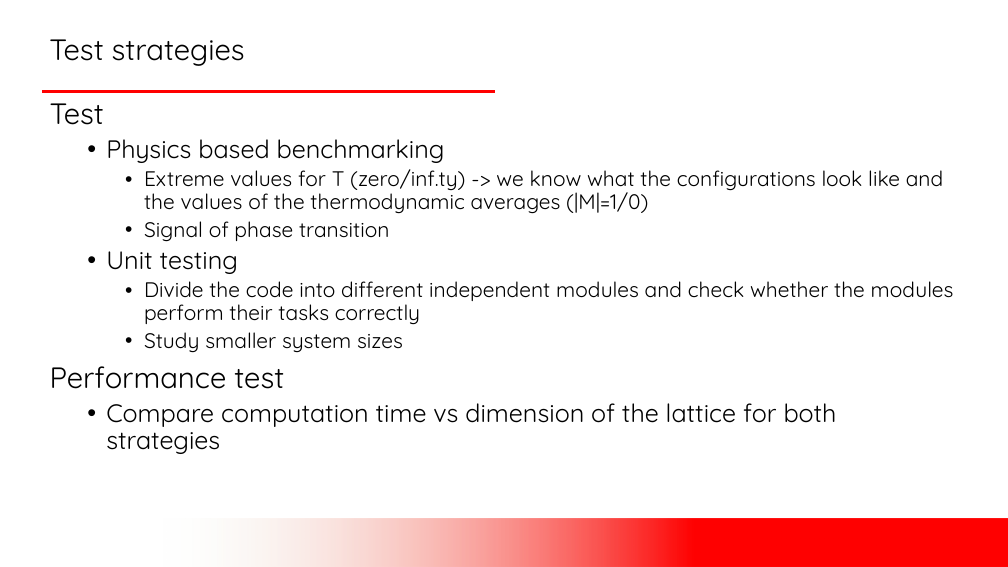
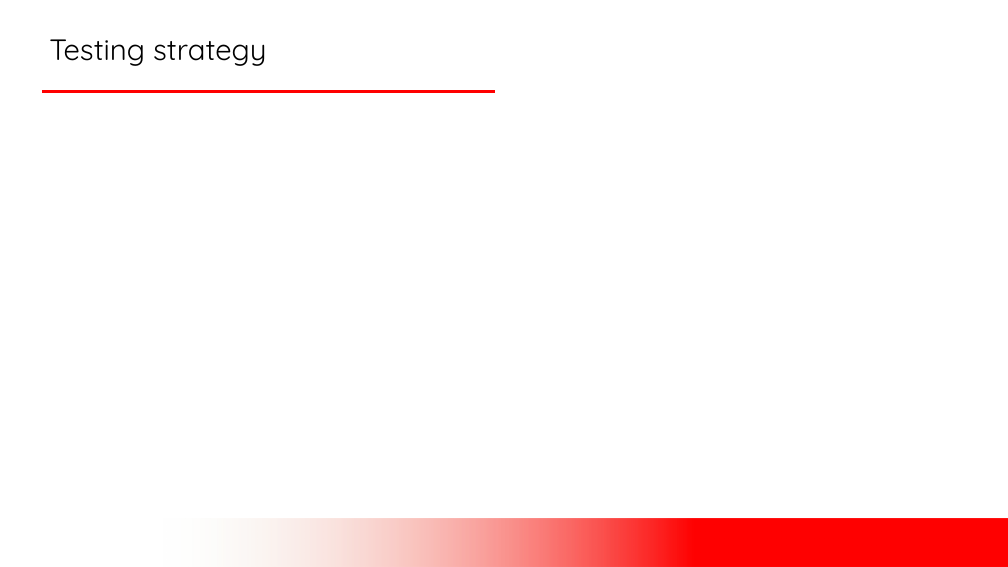
Before and after one commit to samuelepedrielli/AQTIVATEWORKSHOP1, a slide deck: slide 3 of Slurm 2.pptx. Drawn at 1008x567 pixels with LibreOffice and Linux fonts; fonts in the diff are those of the drawing; grey boxes stand for pictures; background and template pictures are left out. Boxes give left, top, right and bottom in pixels: in the first picture for what was removed or moved away, otherwise in the second. Text is boxed around its words. In the diff, an @@ line names an element or a change of style, - is before the commit and + after.

```diff
--- a/Slurm 2.pptx
+++ b/Slurm 2.pptx
@@ title at box(49, 39, 266, 66): text changed @@
-Test strategies
+Testing strategy
@@ text removed at box(50, 103, 954, 454) @@
-Test
-  • Physics based benchmarking
-    • Extreme values for T (zero/inf.ty) -> we know what the configurations look like and the values of the thermodynamic averages (|M|=1/0)
-    • Signal of phase transition
-  • Unit testing
-    • Divide the code into different independent modules and check whether the modules perform their tasks correctly
-    • Study smaller system sizes
-Performance test
-  • Compare computation time vs dimension of the lattice for both strategies
```
Also in this commit, not shown: 2 other slides changed.
